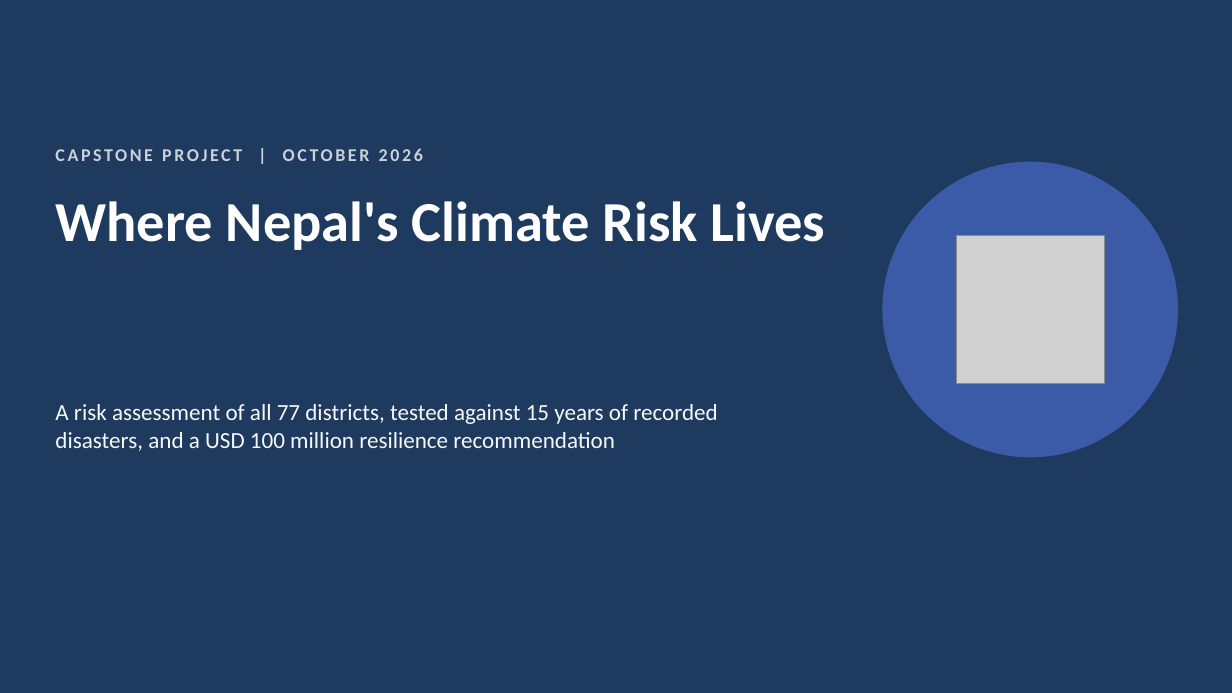
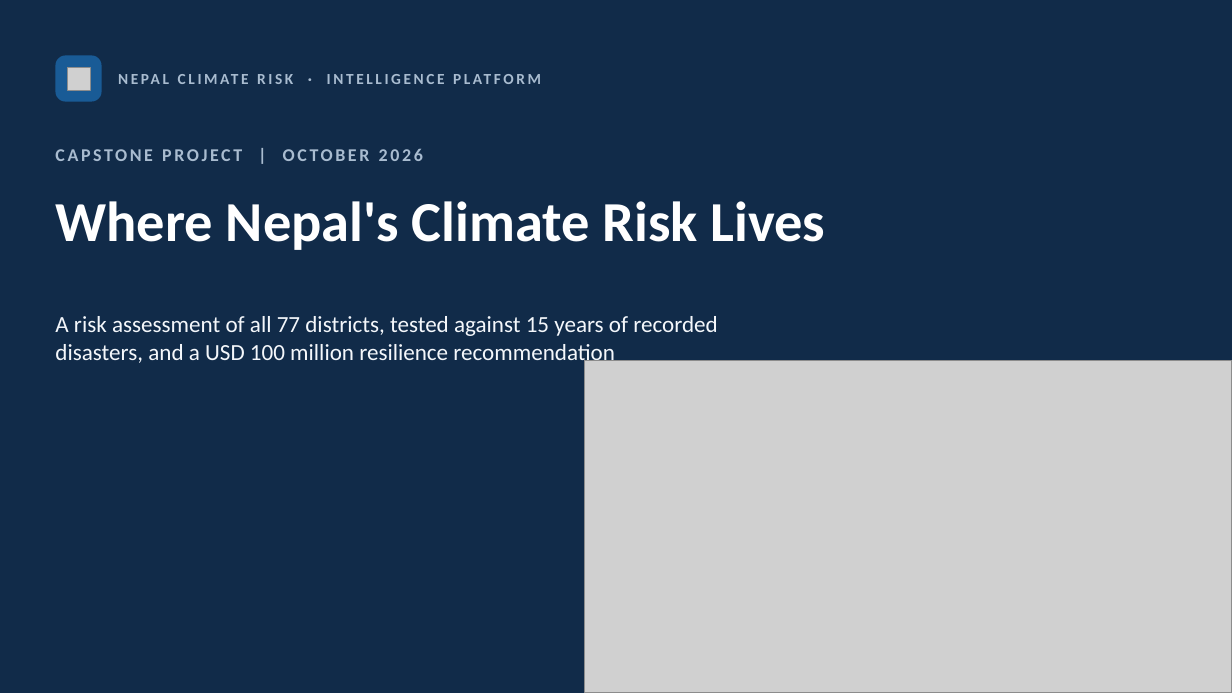
Before and after one commit to CodeWithDonKay/nepal-climate-risk, a slide deck: slide 1 of Nepal_Climate_Risk_Deck.pptx. Drawn at 1232x693 pixels with LibreOffice and Linux fonts; fonts in the diff are those of the drawing; grey boxes stand for pictures. Boxes give left, top, right and bottom in pixels: in the first picture for what was removed or moved away, otherwise in the second. Text is boxed around its words. In the diff, an @@ line names an element or a change of style, - is before the commit and + after.

Commit message:
Restyle slide deck to the Intelligence Platform design

```diff
--- a/Nepal_Climate_Risk_Deck.pptx
+++ b/Nepal_Climate_Risk_Deck.pptx
@@ background #1F3A5F to #112B49 @@
@@ rounded rectangle added at bbox=[55, 55, 102, 102], fill #195B96 @@
@@ picture added at bbox=[67, 67, 90, 90] @@
@@ text "CAPSTONE PROJECT | OCTOBER 2026" at bbox=[55, 149, 423, 161]: text colour #C9D1D9 to #A9BCD0 @@
@@ ellipse removed at bbox=[883, 162, 1178, 457] @@
@@ text added at bbox=[226, 201, 698, 250], 12 pt, text #A9BCD0, bold @@
+NEPAL CLIMATE RISK · INTELLIGENCE PLATFORM
@@ picture removed at bbox=[957, 236, 1104, 384] @@
@@ text "A risk assessment of all ...": place and size @@
-text "A risk assessment of all ..." at bbox=[55, 404, 717, 451]
+text "A risk assessment of all ..." at bbox=[55, 316, 717, 366]
@@ text "A risk assessment of all ..." at bbox=[55, 316, 717, 366]: text colour #F5F7F9 to #F4F7FB @@
@@ picture added at bbox=[585, 360, 1232, 693] @@
```
Also in this commit, not shown: 17 other slides changed, 1 other file.
